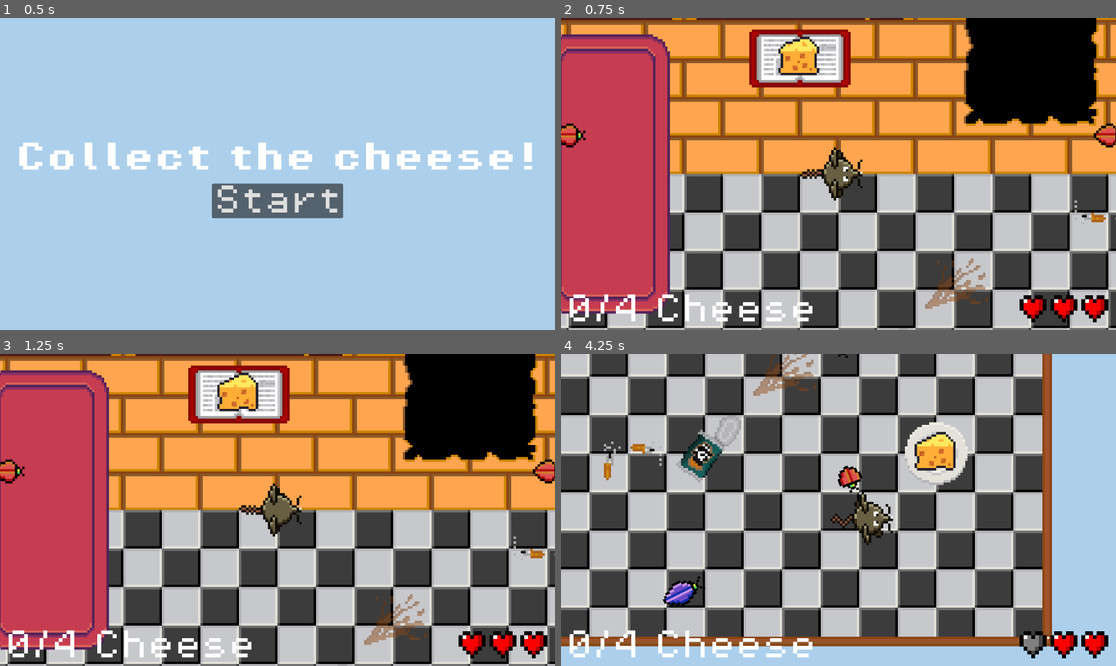
Above: before the commit, frames 1-4 (two rows, left to right).
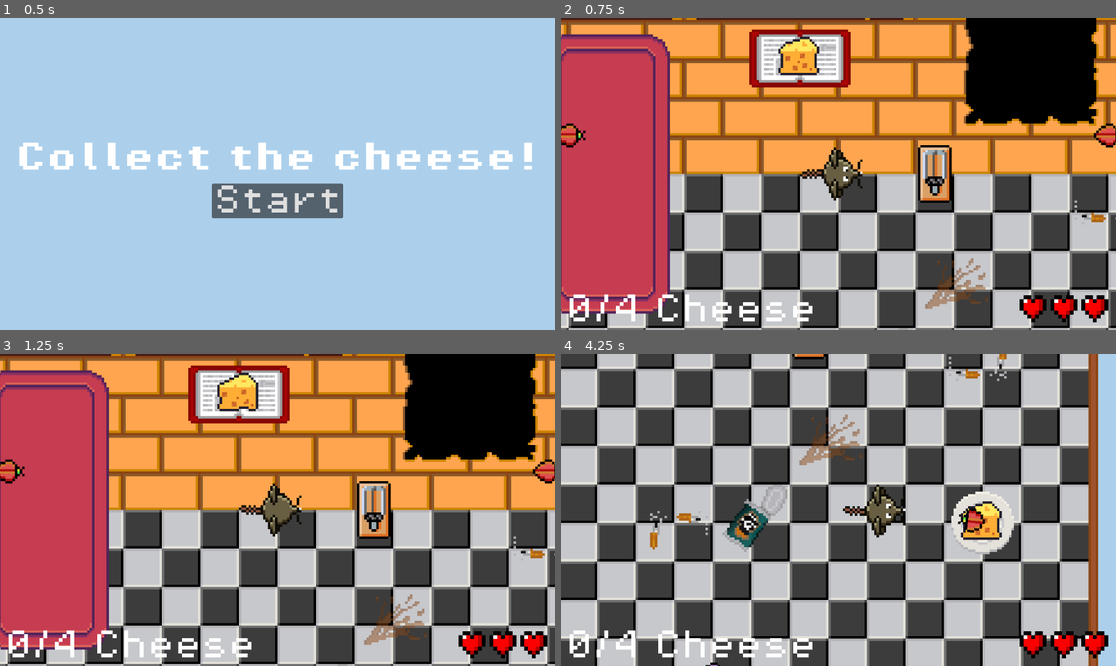
Above: after the commit, the same moments.

Repository: rasmussvala/TDDD23-Cheddar-Chase
Game: Godot game, scene res://scenes/menus/main_menu.tscn
Same seed, same stepped clock (60 frames per second), same inputs: the game is played once before the commit and once after it.
Inputs (mouse positions are in pixels of both pictures, inside the frame that each line leads up to):
- Up to frame 1 (0.5 s): no input
- Up to frame 2 (0.75 s): click "Start" at 0.5 s
- Up to frame 3 (1.25 s): no input
- Up to frame 4 (4.25 s): hold Right (ui_right) 1.28-2 s; click (838, 541) at 2 s, where only the run after the commit has a clickable "Play Again"; hold Down (ui_down) 2.78-3.53 s; hold Right (ui_right) from 3.53 s (still down)

Frame 1 is identical in both runs. In frame 2, 1.1% of the frame differs, in the area x 64-71%, y 40-60%; in frame 3, 1.1%; in frame 4, 84%, in the area x 0-97%, y 0-100%.

Commit message:
Added a mouse trap
Now there is a mousetrap that instakills the player.

Diff:
--- /dev/null
+++ b/scenes/characters/enemies/mouse_trap.tscn
@@ -0,0 +1,102 @@
+[gd_scene load_steps=16 format=3 uid="uid://dcfj1ji8t2a6c"]
+
+[ext_resource type="Script" path="res://scripts/characters/enemies/mouse_trap.gd" id="1_bmycu"]
+[ext_resource type="Texture2D" uid="uid://6wq0yftqleu" path="res://assets/characters/enemies/idle.png" id="1_rlinn"]
+[ext_resource type="Texture2D" uid="uid://c4igs0104hwas" path="res://assets/characters/enemies/bug_blue/death.png" id="2_1a1kj"]
+[ext_resource type="Texture2D" uid="uid://dp8ue34i5iu0l" path="res://assets/characters/enemies/trapped.png" id="3_0g03a"]
+[ext_resource type="Texture2D" uid="uid://dtco1gtjwfdg7" path="res://assets/characters/enemies/pow.png" id="4_3cgce"]
+
+[sub_resource type="AtlasTexture" id="AtlasTexture_dg02n"]
+atlas = ExtResource("1_rlinn")
+region = Rect2(0, 0, 32, 32)
+
+[sub_resource type="AtlasTexture" id="AtlasTexture_240yr"]
+atlas = ExtResource("3_0g03a")
+region = Rect2(0, 0, 32, 32)
+
+[sub_resource type="SpriteFrames" id="SpriteFrames_tk7wu"]
+animations = [{
+"frames": [{
+"duration": 1.0,
+"texture": SubResource("AtlasTexture_dg02n")
+}],
+"loop": false,
+"name": &"idle",
+"speed": 5.0
+}, {
+"frames": [{
+"duration": 1.0,
+"texture": SubResource("AtlasTexture_240yr")
+}],
+"loop": false,
+"name": &"trapped",
+"speed": 5.0
+}]
+
+[sub_resource type="AtlasTexture" id="AtlasTexture_j27k0"]
+atlas = ExtResource("2_1a1kj")
+region = Rect2(160, 0, 32, 32)
+
+[sub_resource type="AtlasTexture" id="AtlasTexture_edmcl"]
+atlas = ExtResource("4_3cgce")
+region = Rect2(0, 0, 32, 32)
+
+[sub_resource type="AtlasTexture" id="AtlasTexture_utx4p"]
+atlas = ExtResource("4_3cgce")
+region = Rect2(32, 0, 32, 32)
+
+[sub_resource type="AtlasTexture" id="AtlasTexture_2rgj0"]
+atlas = ExtResource("4_3cgce")
+region = Rect2(64, 0, 32, 32)
+
+[sub_resource type="AtlasTexture" id="AtlasTexture_3xpil"]
+atlas = ExtResource("4_3cgce")
+region = Rect2(96, 0, 32, 32)
+
+[sub_resource type="SpriteFrames" id="SpriteFrames_3bu4c"]
+animations = [{
+"frames": [{
+"duration": 1.0,
+"texture": SubResource("AtlasTexture_j27k0")
+}],
+"loop": true,
+"name": &"nothing",
+"speed": 5.0
+}, {
+"frames": [{
+"duration": 1.0,
+"texture": SubResource("AtlasTexture_edmcl")
+}, {
+"duration": 1.0,
+"texture": SubResource("AtlasTexture_utx4p")
+}, {
+"duration": 1.0,
+"texture": SubResource("AtlasTexture_2rgj0")
+}, {
+"duration": 1.0,
+"texture": SubResource("AtlasTexture_3xpil")
+}],
+"loop": false,
+"name": &"pow",
+"speed": 15.0
+}]
+
+[sub_resource type="RectangleShape2D" id="RectangleShape2D_hhibv"]
+size = Vector2(10, 20)
+
+[node name="mouse_trap" type="Area2D"]
+collision_mask = 2
+script = ExtResource("1_bmycu")
+
+[node name="animated_sprite_2d_1" type="AnimatedSprite2D" parent="."]
+sprite_frames = SubResource("SpriteFrames_tk7wu")
+animation = &"trapped"
+autoplay = "idle"
+
+[node name="animated_sprite_2d_2" type="AnimatedSprite2D" parent="."]
+sprite_frames = SubResource("SpriteFrames_3bu4c")
+animation = &"pow"
+autoplay = "nothing"
+
+[node name="collision_shape_2d" type="CollisionShape2D" parent="."]
+shape = SubResource("RectangleShape2D_hhibv")
--- a/scenes/levels/game.tscn
+++ b/scenes/levels/game.tscn
@@ -10,6 +10,7 @@
 [ext_resource type="PackedScene" uid="uid://cv7e0kb2x6ro2" path="res://scenes/collectibles/cheese.tscn" id="6_prwsy"]
 [ext_resource type="PackedScene" uid="uid://cs03yq5n5ibww" path="res://scenes/characters/enemies/pit.tscn" id="7_5m25o"]
 [ext_resource type="PackedScene" uid="uid://be61rj1jagrum" path="res://scenes/characters/enemies/bug_blue.tscn" id="8_b8f1k"]
+[ext_resource type="PackedScene" uid="uid://dcfj1ji8t2a6c" path="res://scenes/characters/enemies/mouse_trap.tscn" id="11_p0wvp"]
 
 [sub_resource type="RectangleShape2D" id="RectangleShape2D_yseke"]
 size = Vector2(32, 32)
@@ -64,6 +65,9 @@
 
 [node name="tile_map" parent="." instance=ExtResource("3_no3av")]
 
+[node name="mouse_trap" parent="." instance=ExtResource("11_p0wvp")]
+position = Vector2(40, 0)
+
 [node name="player" parent="." instance=ExtResource("3_0xa32")]
 unique_name_in_owner = true
 
--- /dev/null
+++ b/scripts/characters/enemies/mouse_trap.gd
@@ -0,0 +1,27 @@
+extends Area2D
+
+# Reference the player's node (update the path if necessary)
+@onready var player: CharacterBody2D = %player
+@onready var animated_sprite_2d_1 = $animated_sprite_2d_1
+@onready var animated_sprite_2d_2 = $animated_sprite_2d_2
+
+func _ready():
+	connect("body_entered", Callable(self, "_on_body_entered"))
+
+	# Connect the animation_finished signal of animated_sprite_2d_2
+	animated_sprite_2d_2.connect("animation_finished", Callable(self, "_on_pow_animation_finished"))
+
+# Function called when a body enters the trap
+func _on_body_entered(body: Node) -> void:
+	# Disable player's sprite
+	body.animated_sprite_2d.visible = false
+	# Play the "pow" animation on animated_sprite_2d_2
+	animated_sprite_2d_2.play("pow")
+	# Play the "trapped" animation on animated_sprite_2d_1
+	animated_sprite_2d_1.play("trapped")
+	body.die()
+
+# Function to handle when the "pow" animation finishes
+func _on_pow_animation_finished():
+	# Switch "pow" back to "nothing" after the animation has finished
+	animated_sprite_2d_2.play("nothing")
Binary file added: assets/characters/enemies/idle.png
Binary file added: assets/characters/enemies/pow.png
Binary file added: assets/characters/enemies/trapped.png
Not shown: 1 places in scenes/levels/game.tscn that only renumber resources
